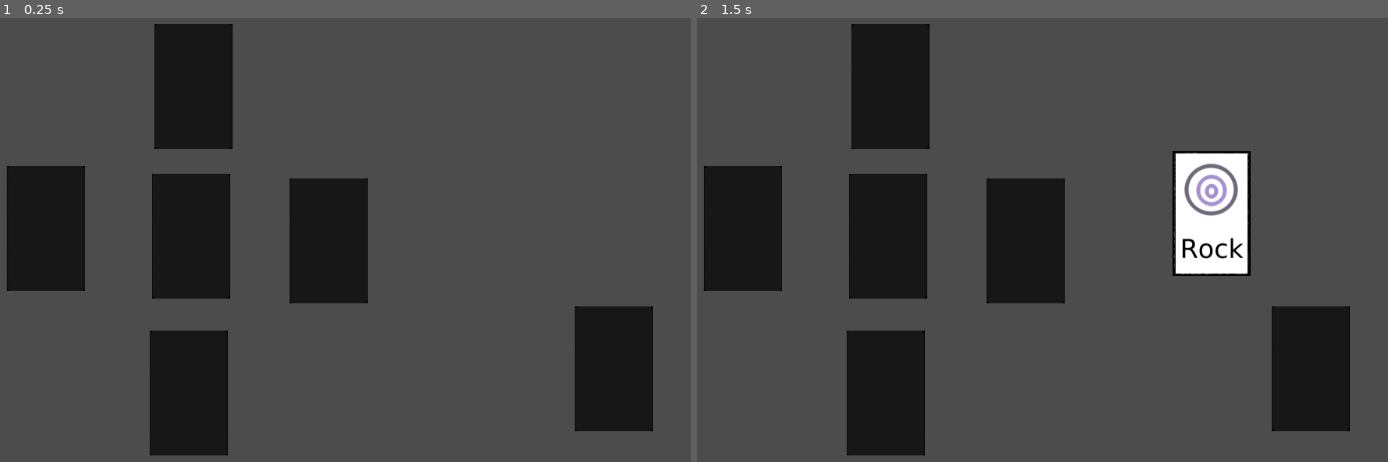
Above: before the commit, frames 1-2 (left to right).
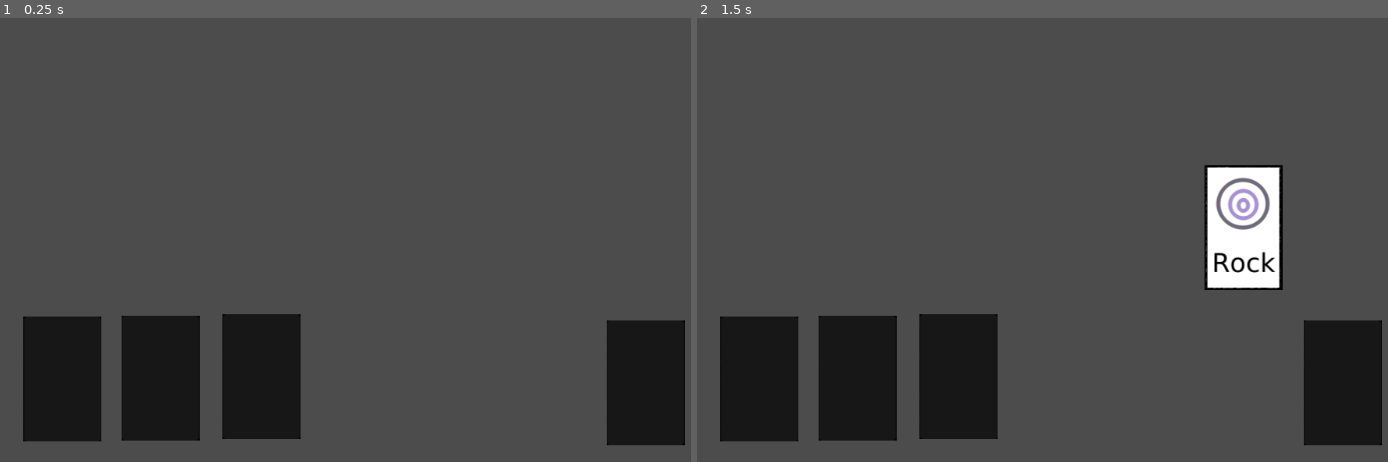
Above: after the commit, the same moments.

Repository: simonmnash/BGS13
Game: Godot game, scene res://Board.tscn
Two runs of this game, one before a commit and one after it. Both use one fixed random seed, a clock stepped at 60 frames per second and the inputs below.
Inputs (mouse positions are in pixels of both pictures, inside the frame that each line leads up to):
- Up to frame 1 (0.25 s): no input
- Up to frame 2 (1.5 s): tap Enter at 0.5 s; move the mouse to (1311, 368) at 0.52 s; click (1311, 368) at 0.67 s; tap Space at 1.25 s; move the mouse to (1208, 213) at 1.27 s; click (1208, 213) at 1.42 s

The runs differ from the first frame. In frame 1, 25% of the frame differs, in the area x 1-100%, y 1-99%; in frame 2, 28%.

Commit message:
Reprime draw after placement

Diff:
--- a/Board.tscn
+++ b/Board.tscn
@@ -10,24 +10,28 @@
 
 [node name="Deck" parent="." index="0" instance=ExtResource( 1 )]
 
-position = Vector2( 330.107, 168.822 )
+position = Vector2( 370.805, 186.91 )
 
-[node name="Slot" parent="." index="1" instance=ExtResource( 2 )]
+[node name="Slot" parent="." index="1" groups=[
+"Slot",
+] instance=ExtResource( 2 )]
 
-position = Vector2( -34.6689, 4.52203 )
+position = Vector2( -120.587, 179.374 )
+z_index = -10
+_sections_unfolded = [ "Transform", "Z Index" ]
 
-[node name="Slot2" parent="." index="2" instance=ExtResource( 2 )]
+[node name="Slot2" parent="." index="2" groups=[
+"Slot",
+] instance=ExtResource( 2 )]
 
-position = Vector2( -208.013, -192.939 )
+position = Vector2( -250.219, 180.881 )
+z_index = -10
+_sections_unfolded = [ "Transform", "Z Index" ]
 
-[node name="Slot3" parent="." index="3" instance=ExtResource( 2 )]
+[node name="Slot5" parent="." index="3" groups=[
+"Slot",
+] instance=ExtResource( 2 )]
 
-position = Vector2( -211.028, -1.50732 )
-
-[node name="Slot4" parent="." index="4" instance=ExtResource( 2 )]
-
-position = Vector2( -214.042, 200.476 )
-
-[node name="Slot5" parent="." index="5" instance=ExtResource( 2 )]
-
-position = Vector2( -396.43, -10.5514 )
+position = Vector2( -375.327, 182.388 )
+z_index = -10
+_sections_unfolded = [ "Transform", "Z Index" ]
--- a/Card.gd
+++ b/Card.gd
@@ -2,6 +2,8 @@
 
 var x = 0
 var y = 0
+var lifted = false
+var disabled = false
 
 var card_types = ["scissiors", "rock", "paper"]
 
@@ -10,11 +12,20 @@
 	self.translate(Vector2(rand_range(-100,-500),rand_range(-100,-500)))
 	pass
 
-var lifted = false
+
 
 func _unhandled_input(event):
 	if event is InputEventMouseButton and not event.pressed:
 		lifted = false
+		var areas = self.get_overlapping_areas()
+		for area in areas:
+			print(area)
+			var old_parent = self.get_parent()
+			var new_parent = area
+			old_parent.remove_child(self)
+			new_parent.add_child(self)
+			area.print_tree()
+			get_tree().get_root().find_node("Deck", true, false).reprime_draw()
 	if lifted and event is InputEventMouseMotion:
 		position += event.relative
 
--- a/Card.tscn
+++ b/Card.tscn
@@ -1,16 +1,16 @@
 [gd_scene load_steps=7 format=2]
 
 [ext_resource path="res://Card.gd" type="Script" id=1]
-[ext_resource path="res://assets/paper.png" type="Texture" id=2]
+[ext_resource path="res://assets/rock.png" type="Texture" id=2]
 [ext_resource path="res://assets/scissors.png" type="Texture" id=3]
-[ext_resource path="res://assets/rock.png" type="Texture" id=4]
+[ext_resource path="res://assets/paper.png" type="Texture" id=4]
 
 [sub_resource type="SpriteFrames" id=1]
 
 animations = [ {
 "frames": [ ExtResource( 2 ) ],
 "loop": true,
-"name": "paper",
+"name": "rock",
 "speed": 5.0
 }, {
 "frames": [ ExtResource( 3 ) ],
@@ -20,7 +20,7 @@
 }, {
 "frames": [ ExtResource( 4 ) ],
 "loop": true,
-"name": "rock",
+"name": "paper",
 "speed": 5.0
 } ]
 _sections_unfolded = [ "Resource" ]
@@ -30,7 +30,7 @@
 custom_solver_bias = 0.0
 extents = Vector2( 44, 77 )
 
-[node name="Card" type="Area2D"]
+[node name="Card" type="Area2D" index="0"]
 
 z_index = 10
 input_pickable = true
--- a/Deck.gd
+++ b/Deck.gd
@@ -8,6 +8,9 @@
 
 	pass
 
+func reprime_draw():
+	self.can_draw = true
+
 func _input_event( viewport, event, shapeidx ):
 	if (event is InputEventMouseButton && event.pressed):
 		if can_draw:
--- a/Deck.tscn
+++ b/Deck.tscn
@@ -17,7 +17,7 @@
 custom_solver_bias = 0.0
 extents = Vector2( 10, 10 )
 
-[node name="Deck" type="Area2D" index="0"]
+[node name="Deck" type="Area2D"]
 
 input_pickable = true
 gravity_vec = Vector2( 0, 1 )
--- /dev/null
+++ b/Slot.gd
@@ -0,0 +1,15 @@
+extends Area2D
+
+# class member variables go here, for example:
+# var a = 2
+# var b = "textvar"
+
+func _ready():
+	# Called when the node is added to the scene for the first time.
+	# Initialization here
+	pass
+
+#func _process(delta):
+#	# Called every frame. Delta is time since last frame.
+#	# Update game logic here.
+#	pass
--- a/Slot.tscn
+++ b/Slot.tscn
@@ -1,11 +1,12 @@
-[gd_scene load_steps=4 format=2]
+[gd_scene load_steps=5 format=2]
 
-[ext_resource path="res://assets/back.png" type="Texture" id=1]
+[ext_resource path="res://Slot.gd" type="Script" id=1]
+[ext_resource path="res://assets/back.png" type="Texture" id=2]
 
 [sub_resource type="SpriteFrames" id=1]
 
 animations = [ {
-"frames": [ ExtResource( 1 ) ],
+"frames": [ ExtResource( 2 ) ],
 "loop": true,
 "name": "default",
 "speed": 5.0
@@ -25,13 +26,14 @@
 angular_damp = 1.0
 audio_bus_override = false
 audio_bus_name = "Master"
+script = ExtResource( 1 )
 _sections_unfolded = [ "Transform" ]
 
 [node name="CardBack" type="AnimatedSprite" parent="." index="0"]
 
 frames = SubResource( 1 )
 animation = "default"
-_sections_unfolded = [ "Transform" ]
+_sections_unfolded = [ "Material", "Visibility", "Z Index" ]
 
 [node name="CollisionShape2D" type="CollisionShape2D" parent="." index="1"]
 
